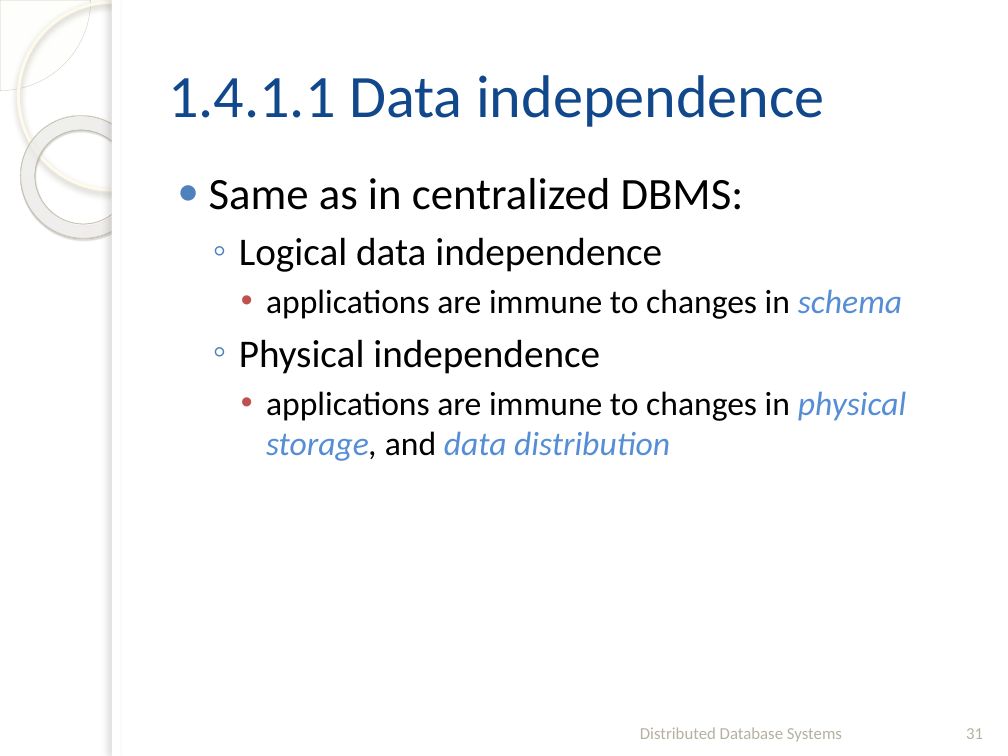
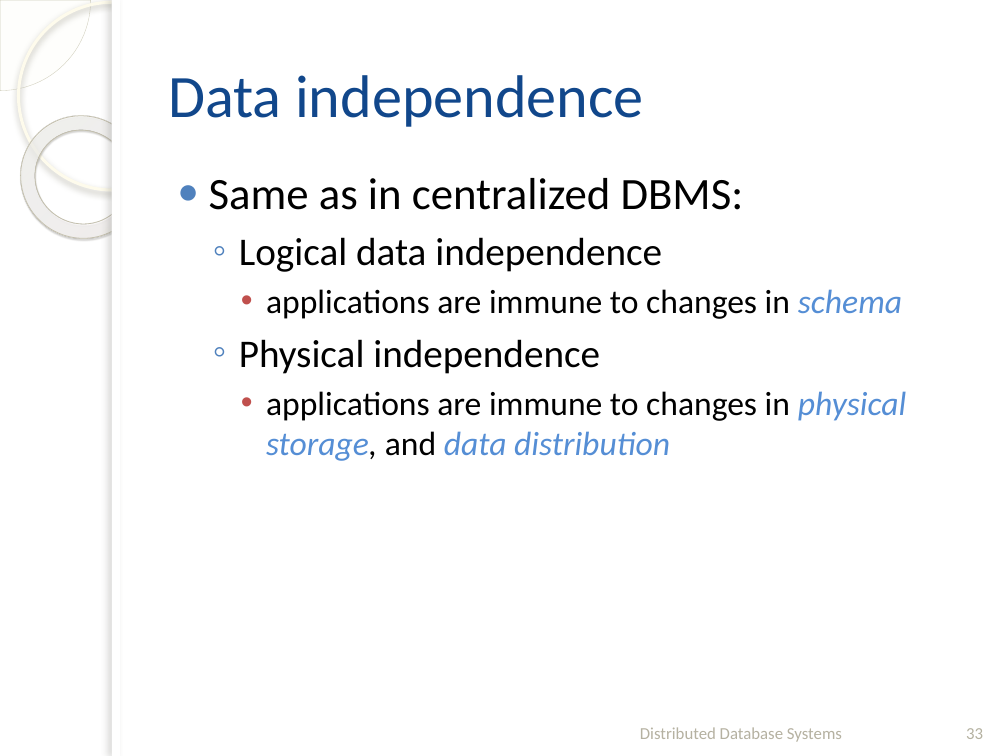
Before and after one commit to fanju1984/ddb, a slide deck: slide 33 of Fall_2020/Slides/01-Introduction.pptx (slide 31 before the commit). Drawn at 1008x756 pixels with LibreOffice and Linux fonts; fonts in the diff are those of the drawing; background and template pictures are left out. Boxes give left, top, right and bottom in pixels: in the first picture for what was removed or moved away, otherwise in the second. Text is boxed around its words. In the diff, an @@ line names an element or a change of style, - is before the commit and + after.

```diff
--- a/Fall_2020/Slides/01-Introduction.pptx
+++ b/Fall_2020/Slides/01-Introduction.pptx
@@ title at (x1=168, y1=75, x2=644, y2=127): text changed @@
-1.4.1.1 Data independence
+Data independence
@@ page number at (x1=966, y1=728, x2=983, y2=739): text changed @@
-31
+33
```
Also in this commit, not shown: 13 other slides changed, 9 slides added, 7 slides removed, 7 other files.
